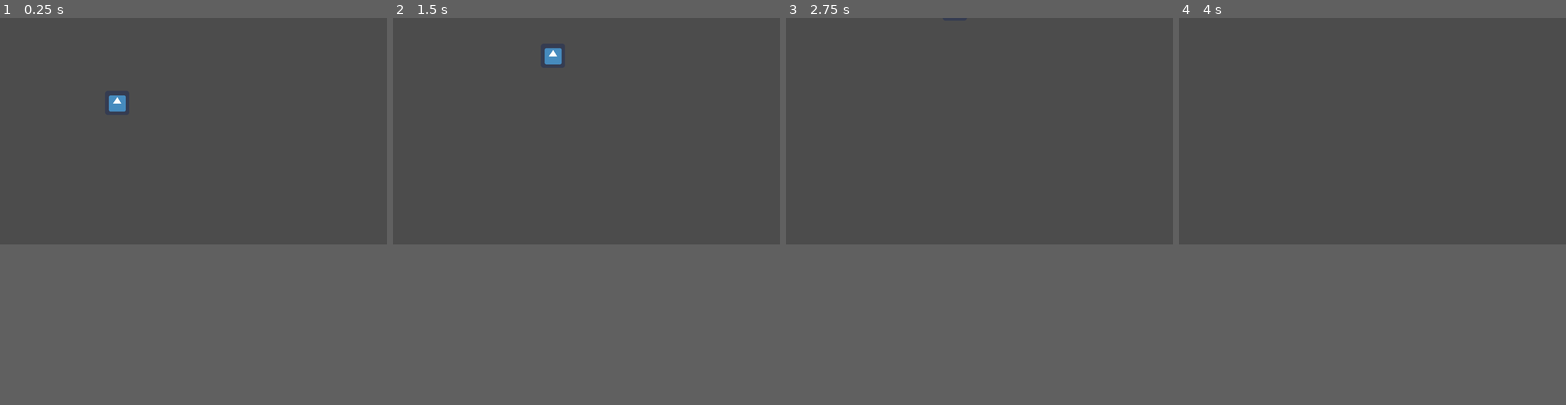
Above: before the commit, frames 1-4 (left to right).
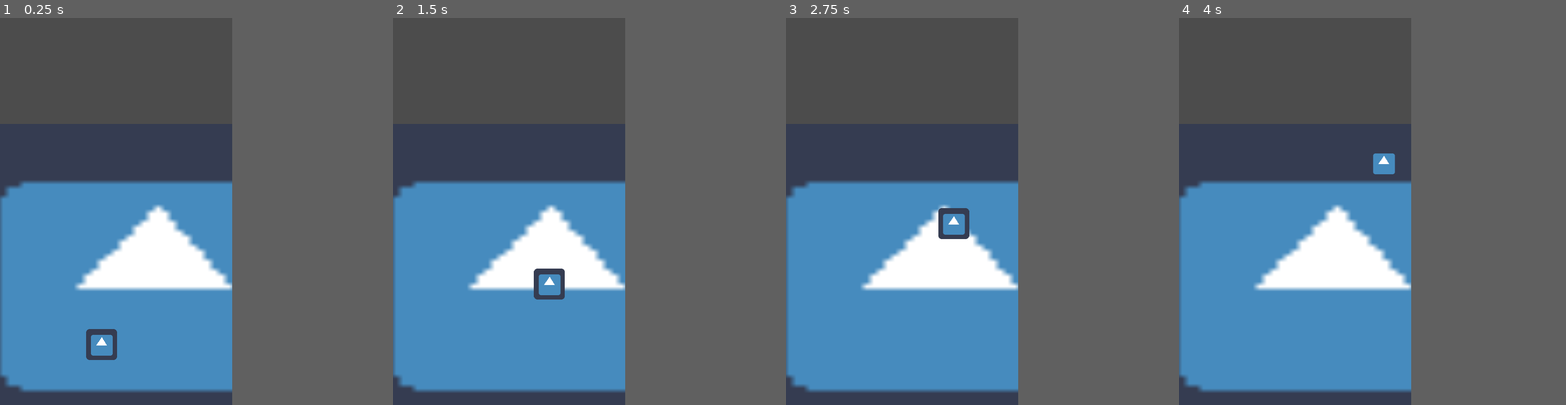
Above: after the commit, the same moments.

Repository: jorgebaptista/jam-heatfrost
Game: Godot game, scene res://Scenes/World.tscn
The game is run twice, just before and just after one commit, with the same random seed, the same clock (stepped at 60 frames per second) and the same inputs. Before the commit the project has no main scene; this scene is started directly in both runs. The engine's default icon, where the game draws it, is replaced by a stand-in: a white triangle on a blue panel in a dark square.
Inputs:
- Up to frame 1 (0.25 s): no input
- Up to frame 2 (1.5 s): hold Right (ui_right) 0.53-1.28 s; hold Left (ui_left) from 1.28 s (still down)
- Up to frame 3 (2.75 s): release Left (ui_left) at 2.03 s; hold Right (ui_right) from 2.03 s (still down)
- Up to frame 4 (4 s): release Right (ui_right) at 3.53 s; hold Left (ui_left) from 3.53 s (still down)
In our replay, the window is 800x468 before the commit and 480x800 after it. These sizes can differ from the game's own. Grey fills any space a smaller window leaves; there, only what the larger window draws over its background counts as a difference.

The runs differ from the first frame. In frame 1, 17% of the frame differs, in the area x 0-60%, y 20-100%; in frame 2, 16%; in frame 3, 16%; in frame 4, 17%.

Commit message:
Changed project settings. Defined camera to start working. Camera resolution set to 480x600

Diff:
--- a/Frostheat/Scenes/World.tscn
+++ b/Frostheat/Scenes/World.tscn
@@ -1,24 +1,40 @@
-[gd_scene load_steps=3 format=2]
+[gd_scene load_steps=4 format=2]
 
-[ext_resource path="res://Player.gd" type="Script" id=1]
-[ext_resource path="res://Sprites/icon.png" type="Texture" id=2]
+[ext_resource path="res://Sprites/icon.png" type="Texture" id=1]
+[ext_resource path="res://Scripts/Player.gd" type="Script" id=2]
 
+[sub_resource type="CircleShape2D" id=1]
 
+custom_solver_bias = 0.0
+radius = 10.0
 
 [node name="World" type="Node" index="0"]
 
-[node name="Player" type="KinematicBody2D" parent="." index="0"]
+[node name="Background_Test" type="Sprite" parent="." index="0"]
 
-position = Vector2( 310, 250 )
+position = Vector2( 320, 540 )
+scale = Vector2( 14.5625, 10.0313 )
+texture = ExtResource( 1 )
+
+[node name="Player" type="KinematicBody2D" parent="." index="1"]
+
+editor/display_folded = true
+position = Vector2( 210, 700 )
 input_pickable = false
 collision_layer = 1
 collision_mask = 1
 collision/safe_margin = 0.08
-script = ExtResource( 1 )
+script = ExtResource( 2 )
 __meta__ = {
 "_edit_group_": true
 }
 
 [node name="Sprite" type="Sprite" parent="Player" index="0"]
 
-texture = ExtResource( 2 )
+texture = ExtResource( 1 )
+
+[node name="CollisionShape2D" type="CollisionShape2D" parent="Player" index="1"]
+
+scale = Vector2( 3.07692, 3.07692 )
+shape = SubResource( 1 )
+_sections_unfolded = [ "Visibility" ]
--- a/Frostheat/project.godot
+++ b/Frostheat/project.godot
@@ -11,8 +11,18 @@
 [application]
 
 config/name="Frostheat"
-run/main_scene="res://Scenes/Prototype.tscn"
+run/main_scene="res://Scenes/World.tscn"
 config/icon="res://icon.png"
+
+[display]
+
+window/size/width=480
+window/size/height=800
+window/size/resizable=false
+window/handheld/orientation="portrait"
+window/stretch/mode="2d"
+window/stretch/aspect="keep"
+window/stretch/shrink="1"
 
 [rendering]
 
Renamed: Frostheat/Player.gd -> Frostheat/Scripts/Player.gd
